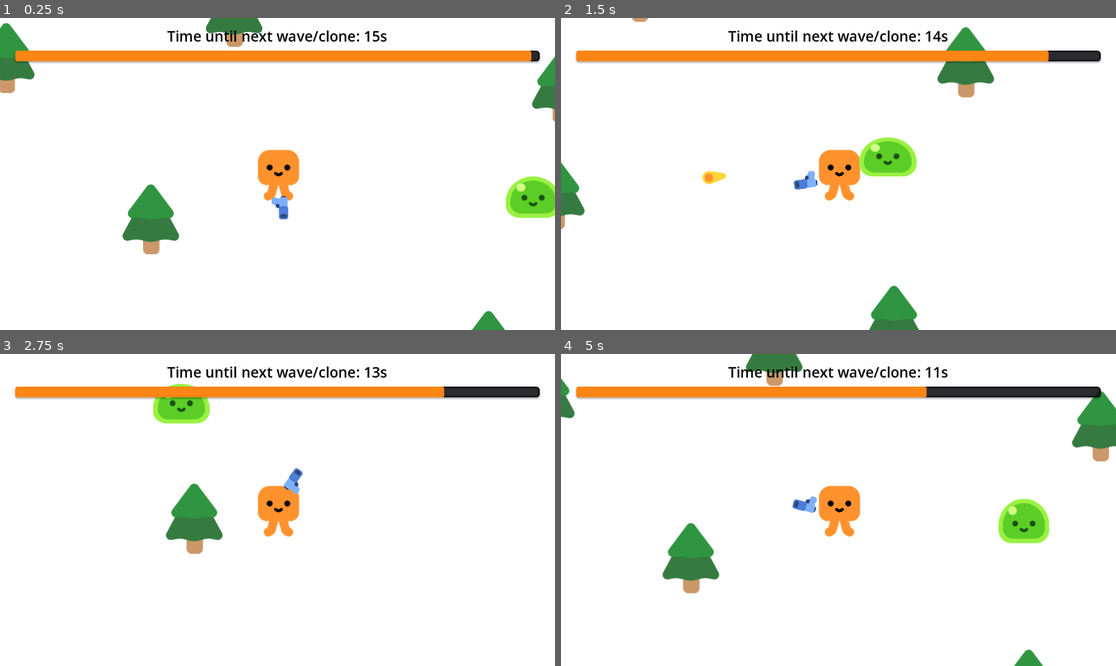
Above: before the commit, frames 1-4 (two rows, left to right).
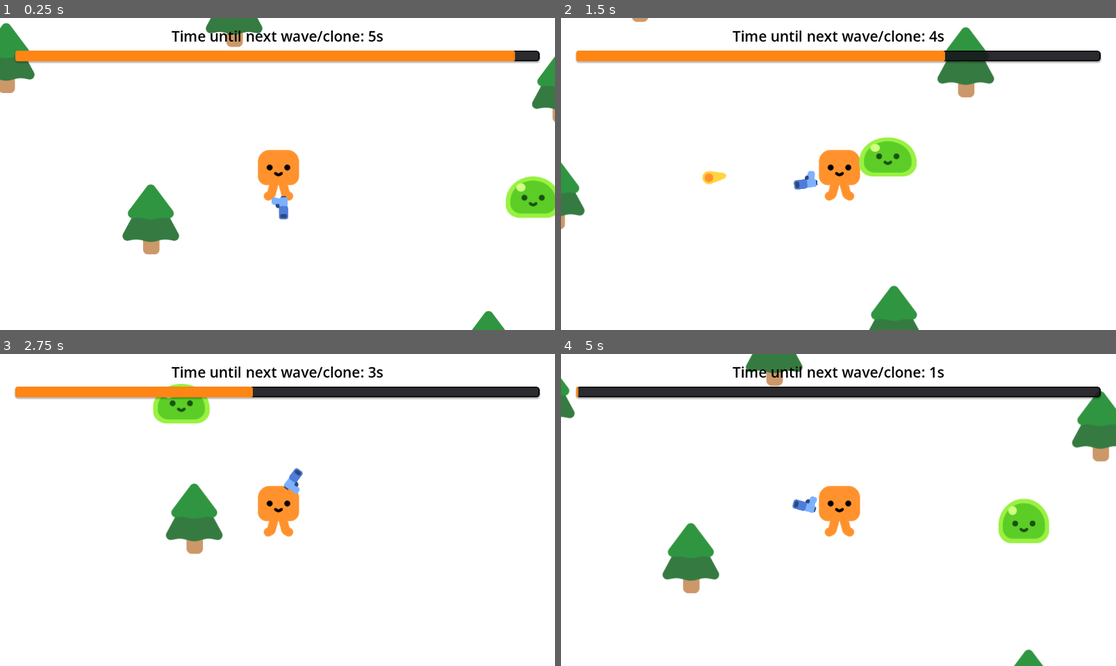
Above: after the commit, the same moments.

Repository: ar-bh/gmtk-countdown
Game: Godot game, scene res://gameplay/gameplay.tscn
The game is run twice, just before and just after one commit, with the same random seed, the same clock (stepped at 60 frames per second) and the same inputs.
Inputs (mouse positions are in pixels of both pictures, inside the frame that each line leads up to):
- Up to frame 1 (0.25 s): no input
- Up to frame 2 (1.5 s): tap Enter at 0.5 s; move the mouse to (960, 158) at 0.52 s; hold D (move_right) 0.53-1.28 s; click (960, 158) at 0.6 s; move the mouse to (727, 189) at 1.27 s; hold Down (move_down) from 1.28 s (still down); click (727, 189) at 1.35 s
- Up to frame 3 (2.75 s): move the mouse to (333, 441) at 2.02 s; release Down (move_down) at 2.03 s; hold D (move_right) from 2.03 s (still down); tap Alt at 2.1 s; click (333, 441) at 2.3 s
- Up to frame 4 (5 s): move the mouse to (810, 572) at 2.77 s; release D (move_right) at 2.78 s; hold W (move_up) 2.78-3.53 s; tap Shift at 2.85 s; click (810, 572) at 3.05 s; move the mouse to (1005, 556) at 3.52 s; hold A (move_left) from 3.53 s (still down); click (1005, 556) at 3.6 s; move the mouse to (672, 463) at 4.27 s; click (672, 463) at 4.35 s

The runs differ from the first frame. In frame 1, 0.8% of the frame differs, in the area x 30-96%, y 4-15%; in frame 2, 1.4%; in frame 3, 2.0%; in frame 4, 3.0%, in the area x 2-70%, y 4-15%.
Error after the commit: Trying to assign value of type 'CollisionShape2D' to a variable of type 'Area2D'. (res://enemies/slime/slime.gd:5)

Commit message:
collect player frame data per loop

Diff:
--- a/enemies/slime/slime.tscn
+++ b/enemies/slime/slime.tscn
@@ -239,5 +239,6 @@
 libraries/ = SubResource("AnimationLibrary_j6cum")
 
 [node name="HitBox" type="CollisionShape2D" parent="." unique_id=7134467]
+unique_name_in_owner = true
 position = Vector2(-1, -29)
 shape = SubResource("CircleShape2D_57eei")
--- a/gameplay/gameplay.gd
+++ b/gameplay/gameplay.gd
@@ -19,4 +19,4 @@
 	loop_progress_bar.value = (loop_timer.time_left / loop_timer.wait_time) * 100.0
 
 func _on_loop_timer_timeout() -> void:
-	pass
+	player.reset_frame_history()
--- a/gameplay/gameplay.tscn
+++ b/gameplay/gameplay.tscn
@@ -70,7 +70,7 @@
 
 [node name="LoopTimer" type="Timer" parent="." unique_id=675075050]
 unique_name_in_owner = true
-wait_time = 15.0
+wait_time = 5.0
 autostart = true
 
 [node name="CanvasLayer" type="CanvasLayer" parent="." unique_id=1882922584]
--- a/player/player.gd
+++ b/player/player.gd
@@ -6,9 +6,26 @@
 @export var ground_friction_factor := 10.0
 #endregion
 
+var frame_history: Array = []
+var is_shooting: bool = false
+
 func _physics_process(delta: float) -> void:
+	#region movement
 	var move_direction := Input.get_vector("move_left", "move_right", "move_up", "move_down")
 	var desired_velocity := speed * move_direction
 	var steering := desired_velocity - velocity
 	velocity += steering * ground_friction_factor * delta
 	move_and_slide()
+	#endregion
+
+	is_shooting = Input.is_action_just_pressed("shoot")
+
+	var frame_data = {
+		"position": global_position,
+		"rotation": global_rotation,
+		"shot": is_shooting
+	}
+	frame_history.append(frame_data)
+
+func reset_frame_history() -> void:
+	frame_history = []
